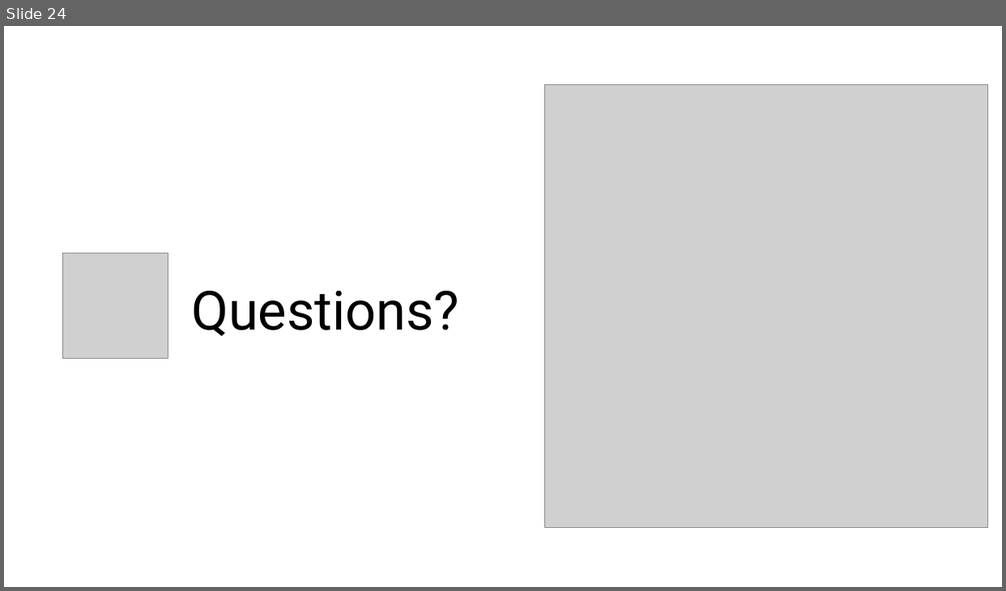
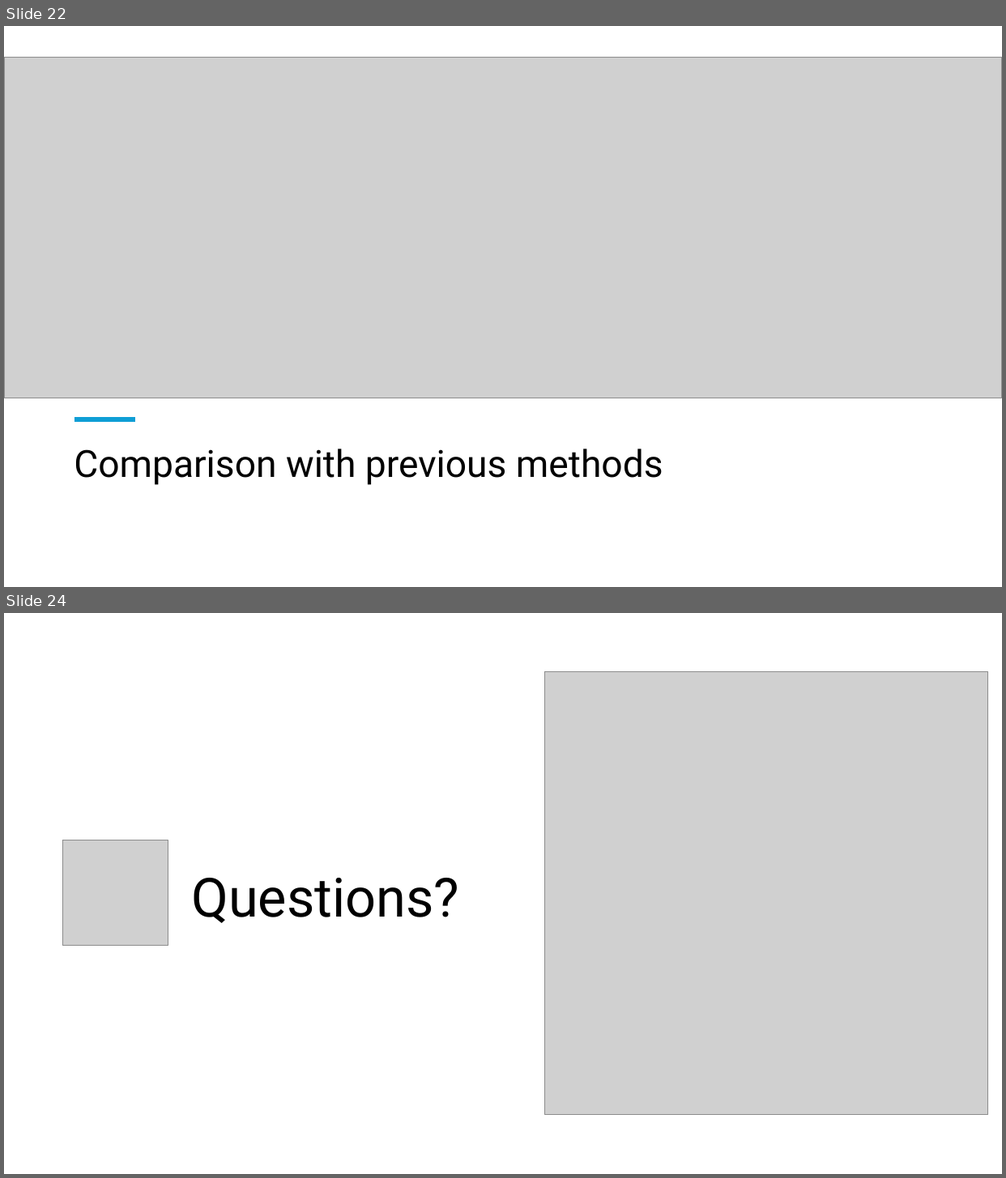
Before and after one commit to ryan-moreno/BMI_771_project, a slide deck: Presentation.pptx. Shown one above the other, each under a label of ours: slide 24 before the commit, slides 22 and 24 after it; the slides between them are not shown. The pictures are 1006x591 and 1006x1178 pixels, drawn with LibreOffice and Linux fonts; fonts in the diff are those of the drawing; grey boxes stand for pictures; background and template pictures are left out. Boxes give left, top, right and bottom in pixels: in the first picture for what was removed or moved away, otherwise in the second. Text is boxed around its words. In the diff, an @@ line names an element or a change of style, - is before the commit and + after.

```diff
--- a/Presentation.pptx
+++ b/Presentation.pptx
@@ slide 22 added at (4,26,1002,587), background #FFFFFF @@
@@ picture added at (4,57,1002,398) @@
@@ line added from (75, 420) to (135, 420), #0F9ED5 4.5 pt @@
@@ title added at (74,449,663,485), 36 pt, text #000000 @@
+Comparison with previous methods
```
Also in this commit, not shown: 17 slides changed, 1 other slide added, 2 slides removed.
